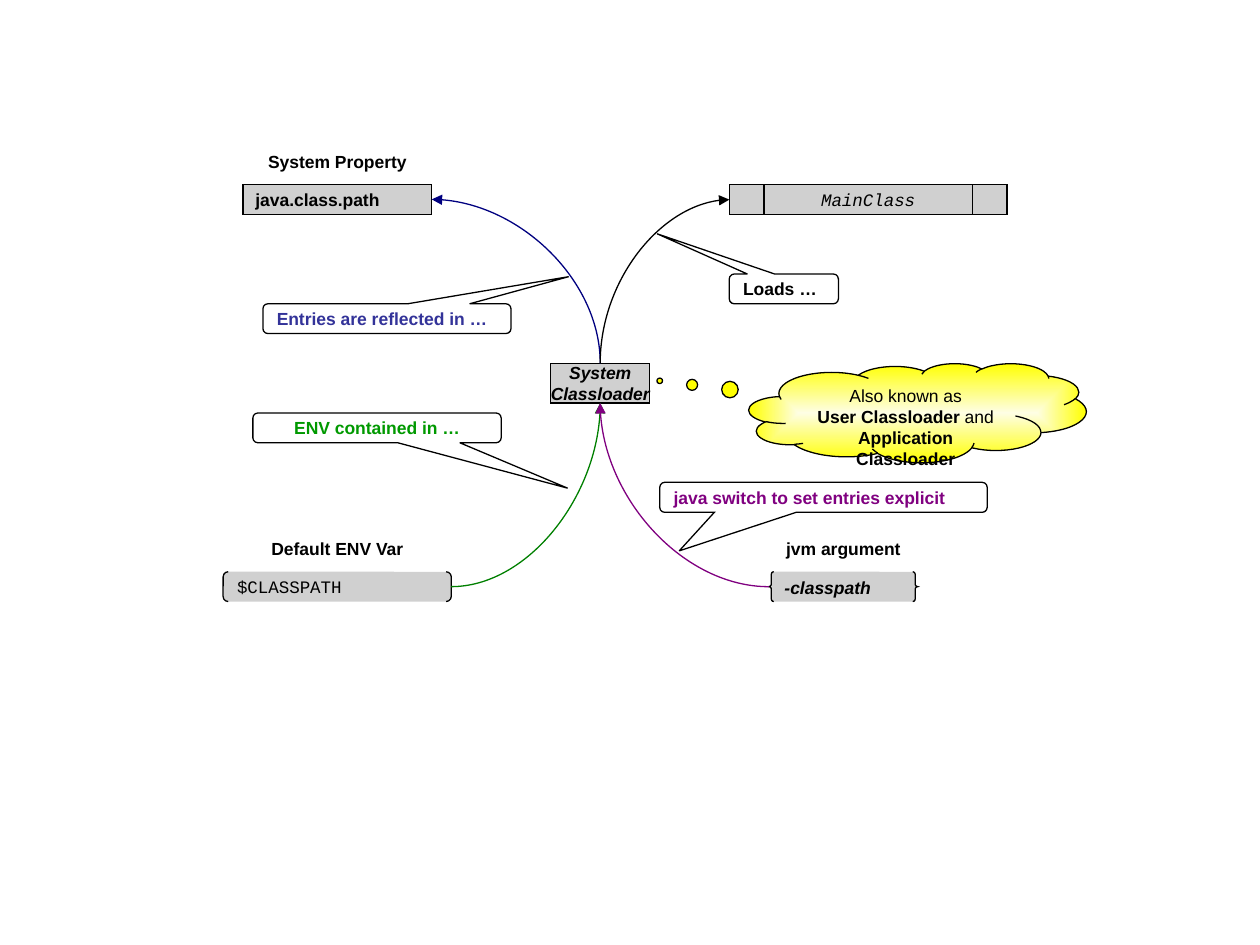
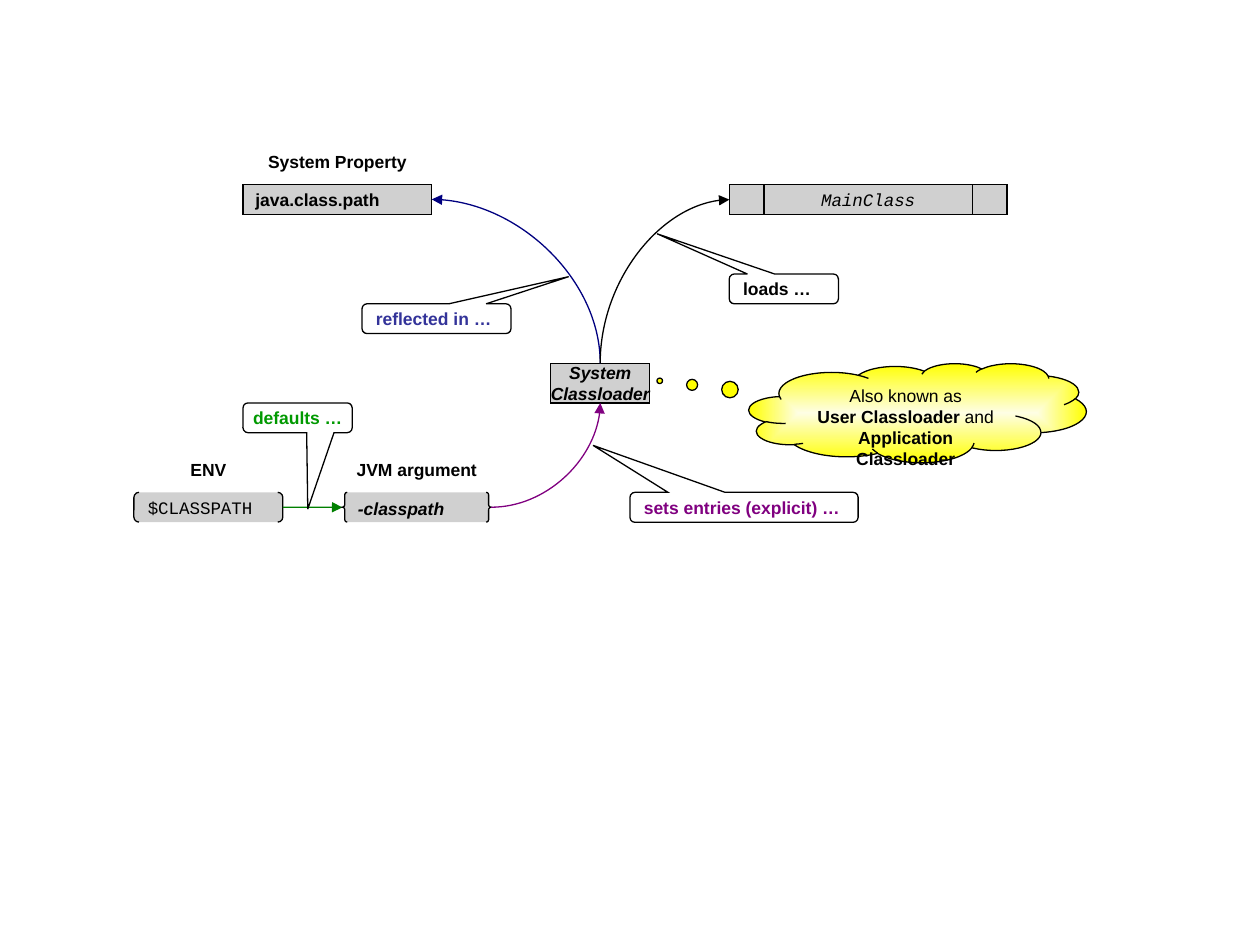
Before and after one commit to antlibs/ant-classloader, a slide deck: slide 1 of etc/misc/classloader.ppt. Drawn at 1260x945 pixels with LibreOffice and Linux fonts; fonts in the diff are those of the drawing; grey boxes stand for pictures. Boxes give left, top, right and bottom in pixels: in the first picture for what was removed or moved away, otherwise in the second. Text is boxed around its words. In the diff, an @@ line names an element or a change of style, - is before the commit and + after.

```diff
--- a/etc/misc/classloader.ppt
+++ b/etc/misc/classloader.ppt
@@ text in rounded speech box at box(743, 282, 789, 295): text changed @@
-Loads …
+loads …
@@ rounded speech box "reflected in …": place and size @@
-rounded speech box "reflected in …" at box(263, 304, 512, 334)
+rounded speech box "reflected in …" at box(362, 304, 510, 334)
@@ text in rounded speech box at box(376, 312, 468, 325): text changed @@
-Entries are reflected in …
+reflected in …
@@ proportions changed in 3 elements at box(362, 304, 510, 334), box(630, 493, 858, 523), box(243, 403, 353, 433) @@
@@ rounded speech box "defaults …": place and size @@
-rounded speech box "defaults …" at box(253, 413, 501, 444)
+rounded speech box "defaults …" at box(243, 403, 353, 433)
@@ text in rounded speech box at box(253, 411, 320, 424): text changed @@
-ENV contained in …
+defaults …
@@ curved arrow moved from (769, 587) - (600, 403) to (491, 508) - (600, 403) @@
@@ text at box(190, 464, 226, 476): text changed @@
-Default ENV Var
+ENV
@@ text at box(357, 464, 476, 480): text changed @@
-jvm argument
+JVM argument
@@ picture "$CLASSPATH": place and size @@
-picture "$CLASSPATH" at box(223, 572, 451, 602)
+picture "$CLASSPATH" at box(134, 493, 282, 523)
@@ curved arrow moved from (451, 587) - (600, 403) to (282, 508) - (343, 508) @@
@@ picture "-classpath": place and size @@
-picture "-classpath" at box(769, 572, 917, 602)
+picture "-classpath" at box(343, 493, 491, 523)
@@ rounded speech box "sets entries (explicit) …": place and size @@
-rounded speech box "sets entries (explicit) …" at box(660, 483, 988, 513)
+rounded speech box "sets entries (explicit) …" at box(630, 493, 858, 523)
@@ text in rounded speech box at box(644, 501, 818, 518): text changed @@
-java switch to set entries explicit
+sets entries (explicit) …
```
Also in this commit, not shown: 2 other slides changed, 2 slides added, 17 other files.
